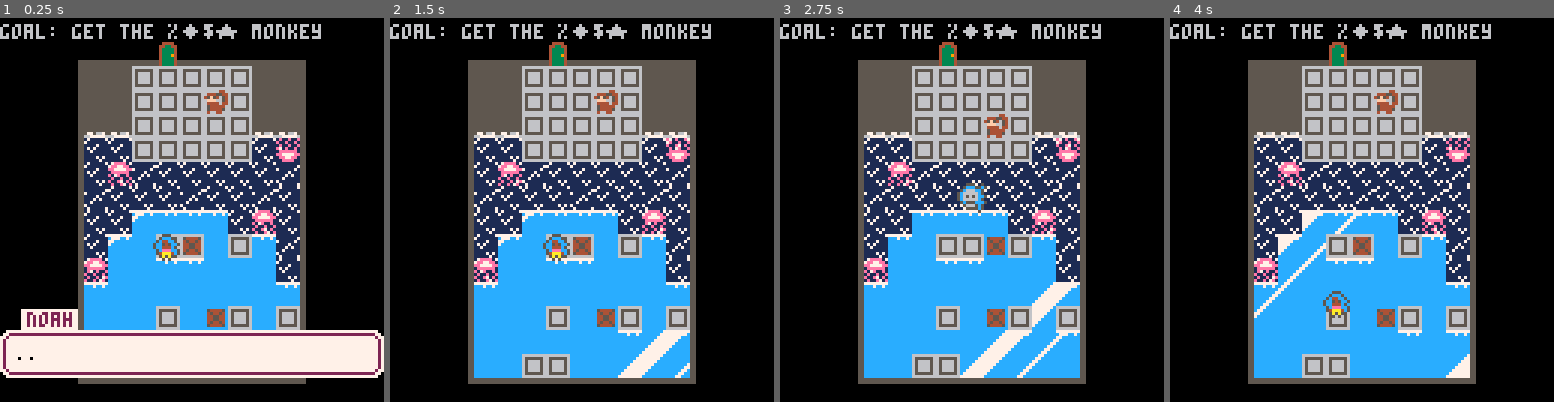
Above: before the commit, frames 1-4 (left to right).
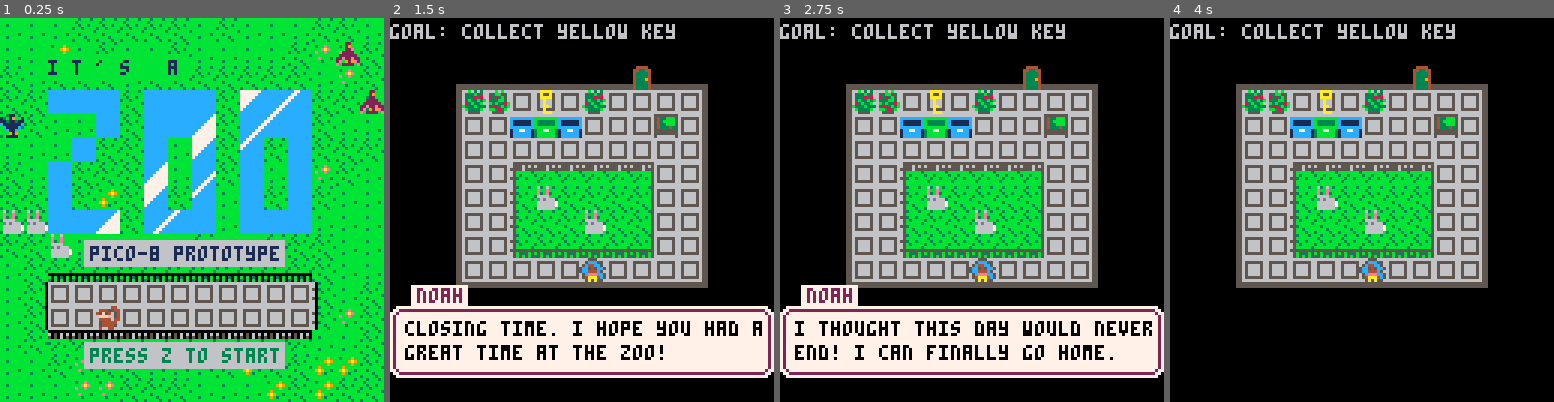
Above: after the commit, the same moments.

Repository: avalkyrie/zoo-game
Game: PICO-8 cartridge zoo.p8
The game is run twice, just before and just after one commit, with the same random seed, the same clock (stepped at 60 frames per second) and the same inputs.
Inputs:
- Up to frame 1 (0.25 s): no input
- Up to frame 2 (1.5 s): tap X (X key) at 0.33, 1.07 s; tap O (Z key) at 0.7 s
- Up to frame 3 (2.75 s): hold Right 1.6-2.1 s; tap O (Z key) at 1.7, 2.1, 2.5 s; tap X (X key) at 1.85 s; hold Up 2.15-2.42 s; hold Right from 2.47 s (still down)
- Up to frame 4 (4 s): tap O (Z key) at 2.9, 3.3, 3.7 s; tap X (X key) at 2.97 s; release Right at 3.03 s; hold Left 3.08-3.58 s; hold Down 3.63-3.97 s

The runs differ from the first frame. In frame 1, 97% of the frame differs, in the area x 0-100%, y 0-100%; in frame 2, 56%; in frame 3, 56%; in frame 4, 50%.

Commit message:
Change animals in boss level to whales and fix bug with start menu reseting the game.

Diff:
--- a/zoo.p8
+++ b/zoo.p8
@@ -12,7 +12,7 @@
 keyitemphase = "keyitem"
 gamephase = "game"
 
-state={menu=game,lvl=10,phase=introphase}
+state={menu=startmenu,lvl=0,phase=introphase}
 
 maprect = {} -- x, y, width, height, xdrawoffset, ydrawoffset
 
@@ -140,9 +140,6 @@
 	if (state.menu == game) then
 		menuitem(1, "restart level", function() _init() playsound(1) end)
 		menuitem(2, "next level", nextlevel)
-	elseif (state.menu == endmenu) then
-		menuitem(1, "restart", function() state.menu = startmenu state.lvl = 0 _init() end)
-		menuitem(2)
 	else
 		menuitem(1)
 		menuitem(2)
@@ -363,10 +360,7 @@
 		exit.x = 4
 		exit.y = 0
 		exit.sprite = index.cexit
-		--aa(animals, index.rpenguin, {2,10,2,11,2,12})
-		--aa(blocks, index.block, {1,6,6,7,1,8,7,8,8,8,5,9,9,9,9,10,1,11})
-
-		aas(animals, {index.ujelly1,9,4,index.jelly1,2,5, index.jelly2,1,9, index.jelly1,8,7, index.jelly2,1,9, index.monkey,6,2})
+		aas(animals, {105,1,5, 104,2,5, 105,8,6, 104,9,6, index.monkey,6,2})
 		aa(blocks, index.block, {5,8,6,11})
 
 		dialog[introphase] = {
